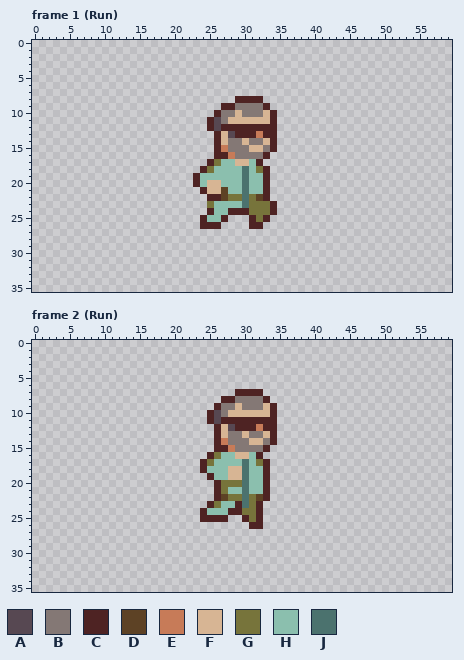
Two states of a pixel-art file, resources/art/raw/character_animations/main_character_gun.aseprite. The picture above is the old version.
60x36 pixels, 32 frames. Colours within 5 levels of each other are drawn and written as one. Shown: frame 1 (Run), frame 2 (Run). The commit also changed other frames, which this record leaves out.
Visible layers, top first: "Layer 3", "body", "Layer 4".
Palette (. is transparent): A #574852  B #847875  C #4e2323  D #5d4225  E #c77b58  F #d7b594  G #77743b  H #8bbfae  J #4b726e
Pixels before, frame 1 (Run), first column x 23:
 8 ......CCCC..
 9 ....CCBBBBC.
10 ...CBBFBBBFC
11 ..CABFFFFFFC
12 ..CACCCCCCCC
13 ...CFACCCECC
14 ...CFBBFBBFC
15 ...CEBBBFFBC
16 ...CCEBBBBC.
17 ..CGHHFFHC..
18 .CGHHHHJHGC.
19 CHHHHHHJHHC.
20 CHFFHHHJHHC.
21 .CFFDHHJHHC.
22 ..CCDGGJGDC.
23 ..GHHHHJGGGC
24 ..CHHCCCGGGC
25 .CHHC...CGC.
26 .CCC....CC..
Pixels before, frame 2 (Run), first column x 24:
 7 .....CCCC..
 8 ...CCBBBBC.
 9 ..CBBFBBBFC
10 .CABFFFFFFC
11 .CACCCCCCCC
12 ..CFACCCECC
13 ..CFBBFBBFC
14 ..CEBBBFFBC
15 ..CCEBBBBC.
16 .CGHHFFHC..
17 CGHHHHJHGC.
18 CHHHFFJHHC.
19 .CHHFFJHHC.
20 ..CGGGJHHC.
21 ..CGHHJHHC.
22 ..CDGGJGDC.
23 .CGHHCJGC..
24 CHHHCCGGC..
25 CCCC..CGC..
26 .......CC..
The same view after the edit:
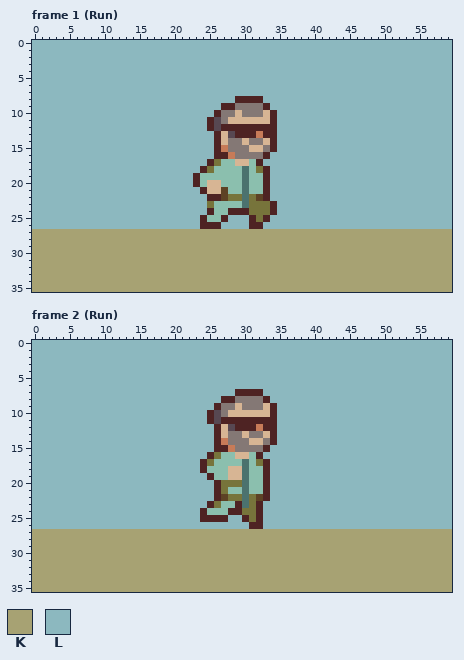
Colours new in this view: K #a7a273  L #8cb8bf
Diff:
layer "bg" now shown
Frame 1 (Run), layer "bg":
y 0..7: x 0..59 ............................................................ -> LLLLLLLLLLLLLLLLLLLLLLLLLLLLLLLLLLLLLLLLLLLLLLLLLLLLLLLLLLLL
y 8: x 0..28 ............................. -> LLLLLLLLLLLLLLLLLLLLLLLLLLLLL; x 33..59 ........................... -> LLLLLLLLLLLLLLLLLLLLLLLLLLL
y 9: x 0..26 ........................... -> LLLLLLLLLLLLLLLLLLLLLLLLLLL; x 34..59 .......................... -> LLLLLLLLLLLLLLLLLLLLLLLLLL
y 10: x 0..25 .......................... -> LLLLLLLLLLLLLLLLLLLLLLLLLL; x 35..59 ......................... -> LLLLLLLLLLLLLLLLLLLLLLLLL
y 11..12: x 0..24 ......................... -> LLLLLLLLLLLLLLLLLLLLLLLLL; x 35..59 ......................... -> LLLLLLLLLLLLLLLLLLLLLLLLL
y 13..15: x 0..25 .......................... -> LLLLLLLLLLLLLLLLLLLLLLLLLL; x 35..59 ......................... -> LLLLLLLLLLLLLLLLLLLLLLLLL
y 16: x 0..25 .......................... -> LLLLLLLLLLLLLLLLLLLLLLLLLL; x 34..59 .......................... -> LLLLLLLLLLLLLLLLLLLLLLLLLL
y 17: x 0..24 ......................... -> LLLLLLLLLLLLLLLLLLLLLLLLL; x 33..59 ........................... -> LLLLLLLLLLLLLLLLLLLLLLLLLLL
y 18: x 0..23 ........................ -> LLLLLLLLLLLLLLLLLLLLLLLL; x 34..59 .......................... -> LLLLLLLLLLLLLLLLLLLLLLLLLL
y 19..20: x 0..22 ....................... -> LLLLLLLLLLLLLLLLLLLLLLL; x 34..59 .......................... -> LLLLLLLLLLLLLLLLLLLLLLLLLL
y 21: x 0..23 ........................ -> LLLLLLLLLLLLLLLLLLLLLLLL; x 34..59 .......................... -> LLLLLLLLLLLLLLLLLLLLLLLLLL
y 22: x 0..24 ......................... -> LLLLLLLLLLLLLLLLLLLLLLLLL; x 34..59 .......................... -> LLLLLLLLLLLLLLLLLLLLLLLLLL
y 23..24: x 0..24 ......................... -> LLLLLLLLLLLLLLLLLLLLLLLLL; x 35..59 ......................... -> LLLLLLLLLLLLLLLLLLLLLLLLL
y 25: x 0..23 ........................ -> LLLLLLLLLLLLLLLLLLLLLLLL; x 28..30 ... -> LLL; x 34..59 .......................... -> LLLLLLLLLLLLLLLLLLLLLLLLLL
y 26: x 0..23 ........................ -> LLLLLLLLLLLLLLLLLLLLLLLL; x 27..30 .... -> LLLL; x 33..59 ........................... -> LLLLLLLLLLLLLLLLLLLLLLLLLLL
y 27..35: x 0..59 ............................................................ -> KKKKKKKKKKKKKKKKKKKKKKKKKKKKKKKKKKKKKKKKKKKKKKKKKKKKKKKKKKKK
Frame 2 (Run), layer "bg":
y 0..6: x 0..59 ............................................................ -> LLLLLLLLLLLLLLLLLLLLLLLLLLLLLLLLLLLLLLLLLLLLLLLLLLLLLLLLLLLL
y 7: x 0..28 ............................. -> LLLLLLLLLLLLLLLLLLLLLLLLLLLLL; x 33..59 ........................... -> LLLLLLLLLLLLLLLLLLLLLLLLLLL
y 8: x 0..26 ........................... -> LLLLLLLLLLLLLLLLLLLLLLLLLLL; x 34..59 .......................... -> LLLLLLLLLLLLLLLLLLLLLLLLLL
y 9: x 0..25 .......................... -> LLLLLLLLLLLLLLLLLLLLLLLLLL; x 35..59 ......................... -> LLLLLLLLLLLLLLLLLLLLLLLLL
y 10..11: x 0..24 ......................... -> LLLLLLLLLLLLLLLLLLLLLLLLL; x 35..59 ......................... -> LLLLLLLLLLLLLLLLLLLLLLLLL
y 12..14: x 0..25 .......................... -> LLLLLLLLLLLLLLLLLLLLLLLLLL; x 35..59 ......................... -> LLLLLLLLLLLLLLLLLLLLLLLLL
y 15: x 0..25 .......................... -> LLLLLLLLLLLLLLLLLLLLLLLLLL; x 34..59 .......................... -> LLLLLLLLLLLLLLLLLLLLLLLLLL
y 16: x 0..24 ......................... -> LLLLLLLLLLLLLLLLLLLLLLLLL; x 33..59 ........................... -> LLLLLLLLLLLLLLLLLLLLLLLLLLL
y 17..18: x 0..23 ........................ -> LLLLLLLLLLLLLLLLLLLLLLLL; x 34..59 .......................... -> LLLLLLLLLLLLLLLLLLLLLLLLLL
y 19: x 0..24 ......................... -> LLLLLLLLLLLLLLLLLLLLLLLLL; x 34..59 .......................... -> LLLLLLLLLLLLLLLLLLLLLLLLLL
y 20..22: x 0..25 .......................... -> LLLLLLLLLLLLLLLLLLLLLLLLLL; x 34..59 .......................... -> LLLLLLLLLLLLLLLLLLLLLLLLLL
y 23: x 0..24 ......................... -> LLLLLLLLLLLLLLLLLLLLLLLLL; x 33..59 ........................... -> LLLLLLLLLLLLLLLLLLLLLLLLLLL
y 24: x 0..23 ........................ -> LLLLLLLLLLLLLLLLLLLLLLLL; x 33..59 ........................... -> LLLLLLLLLLLLLLLLLLLLLLLLLLL
y 25: x 0..23 ........................ -> LLLLLLLLLLLLLLLLLLLLLLLL; x 28..29 .. -> LL; x 33..59 ........................... -> LLLLLLLLLLLLLLLLLLLLLLLLLLL
y 26: x 0..30 ............................... -> LLLLLLLLLLLLLLLLLLLLLLLLLLLLLLL; x 33..59 ........................... -> LLLLLLLLLLLLLLLLLLLLLLLLLLL
y 27..35: x 0..59 ............................................................ -> KKKKKKKKKKKKKKKKKKKKKKKKKKKKKKKKKKKKKKKKKKKKKKKKKKKKKKKKKKKK
Pixel boxes of the changes (left, top, right, bottom) in both pictures:
added: (32, 40, 452, 292)
added: (32, 340, 452, 592)
